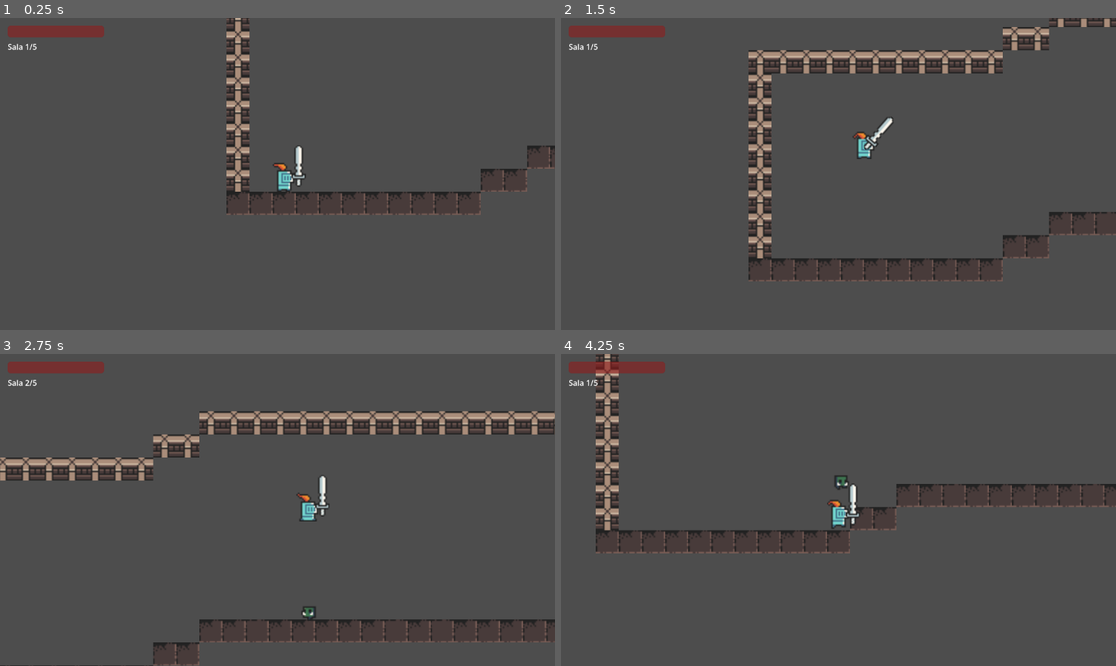
Above: before the commit, frames 1-4 (two rows, left to right).
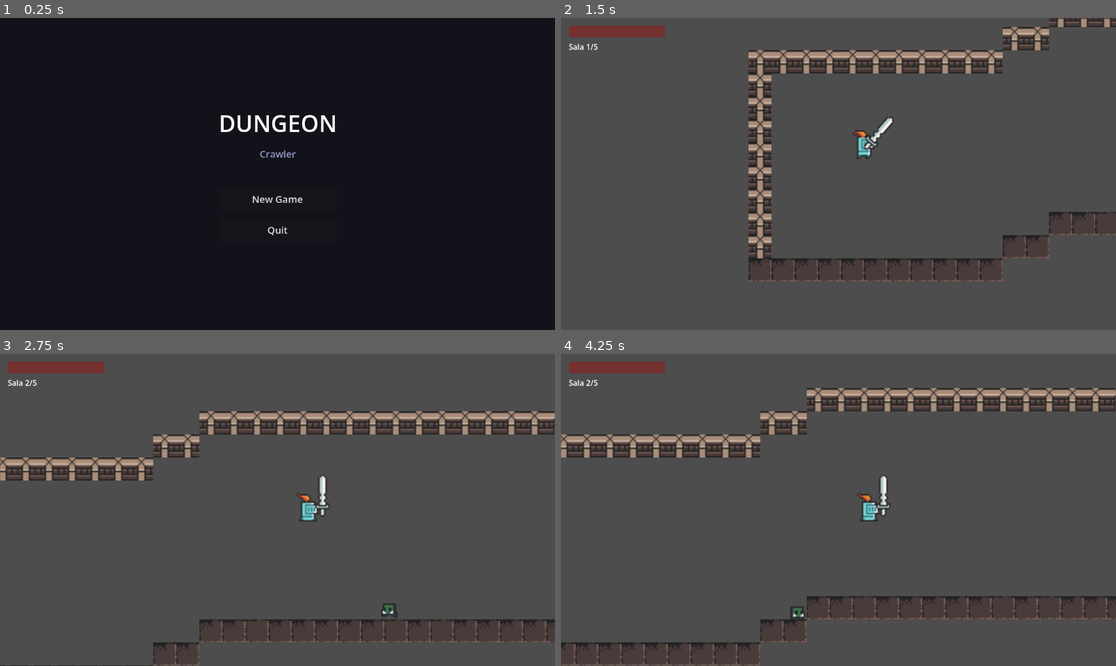
Above: after the commit, the same moments.

Repository: Im-diegollull/Dungeon-Plataformer-Procedural
Game: Godot game, scene res://scenes/ui/MainMenu.tscn
The game is run twice, just before and just after one commit, with the same random seed, the same clock (stepped at 60 frames per second) and the same inputs. Before the commit the project starts from res://scenes/world/Level.tscn.
Inputs (mouse positions are in pixels of both pictures, inside the frame that each line leads up to):
- Up to frame 1 (0.25 s): no input
- Up to frame 2 (1.5 s): click (838, 198) at 0.5 s, where only the run after the commit has a clickable "New Game"; tap Enter (ui_accept) at 1.25 s; hold Right (ui_right) from 1.28 s (still down); tap X (attack) at 1.35 s
- Up to frame 3 (2.75 s): keep holding Right (ui_right); tap Enter (ui_accept) at 1.52, 2.27 s; tap X (attack) at 2.1 s
- Up to frame 4 (4.25 s): release Right (ui_right) at 2.78 s; hold Left (ui_left) 2.78-3.53 s; tap X (attack) at 2.85, 3.6 s; hold Right (ui_right) from 3.53 s (still down); tap Enter (ui_accept) at 3.77 s

The runs differ from the first frame. In frame 1, 99% of the frame differs, in the area x 0-100%, y 0-100%; in frame 2, 0.1%; in frame 3, 0.2%; in frame 4, 11%.

Commit message:
feat: implement main menu and game over scenes with navigation functionality

Diff:
--- a/project.godot
+++ b/project.godot
@@ -11,7 +11,7 @@
 [application]
 
 config/name="Dungeon Plataformer Procedural"
-run/main_scene="res://scenes/world/Level.tscn"
+run/main_scene="res://scenes/ui/MainMenu.tscn"
 config/features=PackedStringArray("4.7", "GL Compatibility")
 
 [input]
--- a/scenes/player/Player.gd
+++ b/scenes/player/Player.gd
@@ -88,7 +88,7 @@
 	velocity.y = -150.0
 
 	if hp <= 0:
-		get_tree().reload_current_scene()
+		get_tree().change_scene_to_file("res://scenes/ui/GameOver.tscn")
 
 
 func _update_animation(direction: float) -> void:
--- /dev/null
+++ b/scenes/ui/GameOver.gd
@@ -0,0 +1,9 @@
+extends Control
+
+
+func _on_retry_pressed() -> void:
+	get_tree().change_scene_to_file("res://scenes/world/Level.tscn")
+
+
+func _on_main_menu_pressed() -> void:
+	get_tree().change_scene_to_file("res://scenes/ui/MainMenu.tscn")
--- /dev/null
+++ b/scenes/ui/GameOver.tscn
@@ -0,0 +1,48 @@
+[gd_scene format=4]
+
+[ext_resource type="Script" path="res://scenes/ui/GameOver.gd" id="1_script"]
+
+[node name="GameOver" type="Control"]
+anchor_right = 1.0
+anchor_bottom = 1.0
+script = ExtResource("1_script")
+
+[node name="Background" type="ColorRect" parent="."]
+anchor_right = 1.0
+anchor_bottom = 1.0
+color = Color(0.04, 0.02, 0.02, 1)
+
+[node name="Center" type="VBoxContainer" parent="."]
+anchor_left = 0.5
+anchor_top = 0.5
+anchor_right = 0.5
+anchor_bottom = 0.5
+offset_left = -120.0
+offset_top = -90.0
+offset_right = 120.0
+offset_bottom = 90.0
+grow_horizontal = 2
+grow_vertical = 2
+theme_override_constants/separation = 16
+
+[node name="Title" type="Label" parent="Center"]
+text = "GAME OVER"
+horizontal_alignment = 1
+theme_override_font_sizes/font_size = 48
+modulate = Color(0.85, 0.15, 0.15, 1)
+
+[node name="Spacer" type="Control" parent="Center"]
+custom_minimum_size = Vector2(0, 16)
+
+[node name="Retry" type="Button" parent="Center"]
+custom_minimum_size = Vector2(240, 48)
+text = "Retry"
+theme_override_font_sizes/font_size = 20
+
+[node name="MainMenu" type="Button" parent="Center"]
+custom_minimum_size = Vector2(240, 48)
+text = "Main Menu"
+theme_override_font_sizes/font_size = 20
+
+[connection signal="pressed" from="Center/Retry" to="." method="_on_retry_pressed"]
+[connection signal="pressed" from="Center/MainMenu" to="." method="_on_main_menu_pressed"]
--- /dev/null
+++ b/scenes/ui/MainMenu.gd
@@ -0,0 +1,9 @@
+extends Control
+
+
+func _on_new_game_pressed() -> void:
+	get_tree().change_scene_to_file("res://scenes/world/Level.tscn")
+
+
+func _on_quit_pressed() -> void:
+	get_tree().quit()
--- /dev/null
+++ b/scenes/ui/MainMenu.tscn
@@ -0,0 +1,53 @@
+[gd_scene format=4]
+
+[ext_resource type="Script" path="res://scenes/ui/MainMenu.gd" id="1_script"]
+
+[node name="MainMenu" type="Control"]
+anchor_right = 1.0
+anchor_bottom = 1.0
+script = ExtResource("1_script")
+
+[node name="Background" type="ColorRect" parent="."]
+anchor_right = 1.0
+anchor_bottom = 1.0
+color = Color(0.071, 0.071, 0.102, 1)
+
+[node name="Center" type="VBoxContainer" parent="."]
+anchor_left = 0.5
+anchor_top = 0.5
+anchor_right = 0.5
+anchor_bottom = 0.5
+offset_left = -120.0
+offset_top = -100.0
+offset_right = 120.0
+offset_bottom = 100.0
+grow_horizontal = 2
+grow_vertical = 2
+theme_override_constants/separation = 16
+
+[node name="Title" type="Label" parent="Center"]
+text = "DUNGEON"
+horizontal_alignment = 1
+theme_override_font_sizes/font_size = 48
+
+[node name="Subtitle" type="Label" parent="Center"]
+text = "Crawler"
+horizontal_alignment = 1
+theme_override_font_sizes/font_size = 20
+modulate = Color(0.6, 0.6, 0.8, 1)
+
+[node name="Spacer" type="Control" parent="Center"]
+custom_minimum_size = Vector2(0, 24)
+
+[node name="NewGame" type="Button" parent="Center"]
+custom_minimum_size = Vector2(240, 48)
+text = "New Game"
+theme_override_font_sizes/font_size = 20
+
+[node name="Quit" type="Button" parent="Center"]
+custom_minimum_size = Vector2(240, 48)
+text = "Quit"
+theme_override_font_sizes/font_size = 20
+
+[connection signal="pressed" from="Center/NewGame" to="." method="_on_new_game_pressed"]
+[connection signal="pressed" from="Center/Quit" to="." method="_on_quit_pressed"]
